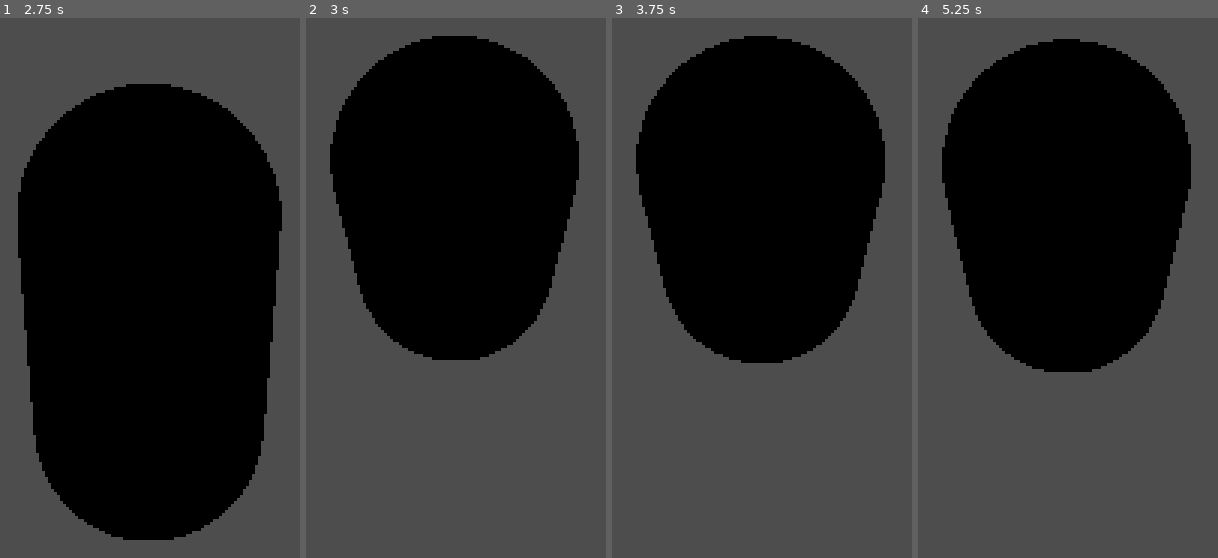
Above: before the commit, frames 1-4 (left to right).
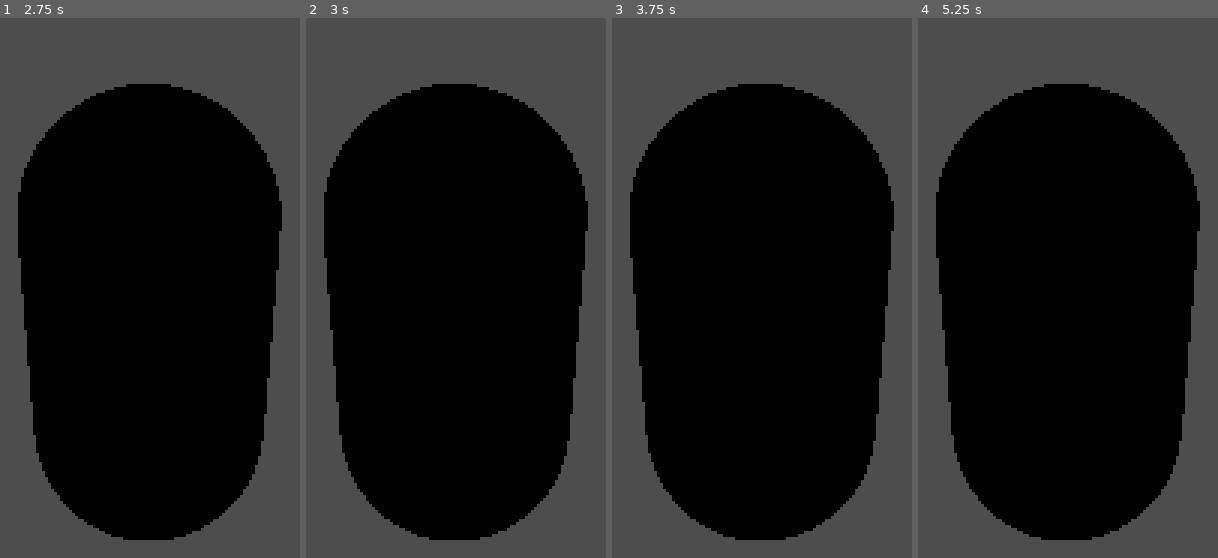
Above: after the commit, the same moments.

Repository: mitchellkazin15/hindenburgers
Game: Godot game, scene res://characters/character.tscn
Same seed, same stepped clock (60 frames per second), same inputs: the game is played once before the commit and once after it. This scene is started directly instead of the project's main scene.
Inputs (mouse positions are in pixels of both pictures, inside the frame that each line leads up to):
- Up to frame 1 (2.75 s): tap Enter at 0.5, 2 s; move the mouse to (outside the picture) at 0.52 s; hold D (move_right) 0.53-1.28 s; hold E (interact) 0.53-1.28 s; tap Space (jump) at 0.77, 1.25, 1.52 s; move the mouse to (outside the picture) at 1.27 s; hold S (move_down) 1.28-2.03 s; tap E (interact) at 1.35, 2.3 s; move the mouse to (outside the picture) at 2.02 s; press the mouse at (outside the picture) at 2.03 s; hold D (move_right) from 2.03 s (still down)
- Up to frame 2 (3 s): tap Space (jump) at 2.75 s; move the mouse to (429, 288) at 2.77 s; release D (move_right) at 2.78 s; release the mouse at (429, 288) at 2.78 s; hold W (move_up) from 2.78 s (still down); tap E (interact) at 2.85 s
- Up to frame 3 (3.75 s): keep holding W (move_up); tap Space (jump) at 3.02 s; tap Enter at 3.5 s; move the mouse to (outside the picture) at 3.52 s; hold E (interact) from 3.53 s (still down)
- Up to frame 4 (5.25 s): keep holding W (move_up); tap Space (jump) at 3.77, 4.25, 4.52 s; move the mouse to (outside the picture) at 4.27 s; release E (interact) at 4.28 s; click (outside the picture) at 4.35 s; tap E (interact) at 4.55 s; move the mouse to (1098, 266) at 5.02 s; hold E (interact) from 5.03 s (still down)

Frame 1 is identical in both runs. In frame 2, 37% of the frame differs, in the area x 6-94%, y 3-97%; in frame 3, 36%; in frame 4, 34%.

Commit message:
multiplayer works now but errors in the logs remain

Diff:
--- a/autoloads/event_service.gd
+++ b/autoloads/event_service.gd
@@ -45,12 +45,25 @@
 	level.owner = parent_node
 	var player_spawns = get_tree().get_nodes_in_group("player_spawn")
 	var peer_ids = MultiplayerManager.players.keys()
+	var players = []
 	for player_num in peer_ids.size():
-		var player = load("res://characters/character.tscn").instantiate()
+		print("spawning peer: ", peer_ids[player_num], " is local authority: ", peer_ids[player_num] == multiplayer.get_unique_id())
+		var player : Character = load("res://characters/character.tscn").instantiate()
 		player.set_multiplayer_authority(peer_ids[player_num])
 		player.position = player_spawns[player_num].global_position
 		parent_node.add_child(player, true)
 		player.set_initial_values.rpc(player_spawns[player_num].global_position, peer_ids[player_num])
+		#player.intitial_multiplayer_authority = peer_ids[player_num]
+		#player.initial_position = player_spawns[player_num].global_position
+		#parent_node.add_child(player, true)
+		#players.append(player)
+	#call_deferred("_broadcast_player_initial_values", players)
+
+
+func _broadcast_player_initial_values(players: Array) -> void:
+	await get_tree().create_timer(1).timeout
+	for player : Character in players:
+		player.broadcast_initial_values()
 
 
 func _quit_game():
--- a/characters/character.gd
+++ b/characters/character.gd
@@ -6,6 +6,8 @@
 @export var camera : Camera3D
 @export var controllable = true
 @export var synchronizer : MultiplayerSynchronizer
+@export var intitial_multiplayer_authority : int
+@export var initial_position : Vector3
 
 var move_input : Vector2 = Vector2.ZERO
 var is_jumping = false
@@ -18,8 +20,15 @@
 var terminal_speed = 1000.0
 
 
+func _enter_tree() -> void:
+	pass
+	#set_initial_values(initial_position, intitial_multiplayer_authority)
+
+
 func _ready() -> void:
 	print("loading character for peer: ", multiplayer.get_unique_id())
+	#set_initial_values(initial_position, intitial_multiplayer_authority)
+	set_initial_values(initial_position, intitial_multiplayer_authority)
 	if is_multiplayer_authority():
 		camera.current = true
 
@@ -30,8 +39,15 @@
 	set_multiplayer_authority(multiplayer_authority, true)
 	set_process(is_multiplayer_authority())
 	set_process_input(is_multiplayer_authority())
-	synchronizer.set_multiplayer_authority(multiplayer_authority)
+	synchronizer.set_multiplayer_authority(multiplayer_authority, true)
 	camera.current = is_multiplayer_authority()
+	if not is_multiplayer_authority():
+		print("received broadcast")
+
+
+func broadcast_initial_values() -> void:
+	print("broadcasting ", self.name)
+	set_initial_values.rpc(initial_position, intitial_multiplayer_authority)
 
 
 func set_locked_interacting():
--- a/test_levels/level.tscn
+++ b/test_levels/level.tscn
@@ -43,7 +43,16 @@
 polygon = PackedVector2Array(-15.0833645, -9.186816, -6.386774, 2.5932584, 1, 1, 1.6608492, -3.8587446)
 
 [node name="Blimp" parent="." unique_id=1992139785 instance=ExtResource("2_41kie")]
-transform = Transform3D(1, 0, 0, 0, 1, 0, 0, 0, 1, -98, 18, -39)
+transform = Transform3D(-1, 0, -8.742278e-08, 0, 1, 0, 8.742278e-08, 0, -1, 56, 18, 110)
+
+[node name="Blimp2" parent="." unique_id=784951236 instance=ExtResource("2_41kie")]
+transform = Transform3D(-1, 0, 8.742278e-08, 0, 1, 0, -8.742278e-08, 0, -1, 55, 18, 37)
+
+[node name="Blimp3" parent="." unique_id=1580103247 instance=ExtResource("2_41kie")]
+transform = Transform3D(-1, 0, -8.742278e-08, 0, 1, 0, 8.742278e-08, 0, -1, 21, 18, 39)
+
+[node name="Blimp4" parent="." unique_id=1012882203 instance=ExtResource("2_41kie")]
+transform = Transform3D(-1, 0, 8.742278e-08, 0, 1, 0, -8.742278e-08, 0, -1, 19, 18, 110)
 
 [node name="Hangar" type="CSGCombiner3D" parent="." unique_id=772529921]
 transform = Transform3D(1, 0, 0, 0, 1, 0, 0, 0, 1, -15, 0, 16)
--- a/ui/components/menu_container.gd
+++ b/ui/components/menu_container.gd
@@ -12,5 +12,4 @@
 	for child in get_children():
 		child.queue_free()
 	var new_menu = load(menu_path).instantiate()
-	new_menu.owner = self
 	add_child(new_menu)
--- a/vehicles/enter_driving_area_3d.gd
+++ b/vehicles/enter_driving_area_3d.gd
@@ -9,4 +9,7 @@
 		return
 	var character : Character = interacting_node
 	character.set_locked_interacting()
-	vehicle.set_driver.rpc(character)
+	print("interact called by: ", multiplayer.get_unique_id())
+	print("driver is: ", interacting_node.multiplayer.get_unique_id())
+	vehicle.set_driver(character)
+	vehicle.update_authority.rpc(character.get_multiplayer_authority())
--- a/vehicles/vehicle.gd
+++ b/vehicles/vehicle.gd
@@ -9,21 +9,24 @@
 @export var synchronizer : MultiplayerSynchronizer
 
 
-@rpc("any_peer", "call_local", "reliable")
 func set_driver(driving_character: Character) -> void:
 	being_driven = true
 	driver = driving_character
 	driver_seat.remote_path = driver.get_path()
 	driver.locked_interaction_ended.connect(_on_end_locked_interaction)
-	print("setting new authority: ", driver.multiplayer.get_unique_id())
-	set_multiplayer_authority(driver.multiplayer.get_unique_id(), true)
-	set_process(driver.is_multiplayer_authority())
-	set_process_input(driver.is_multiplayer_authority())
 	camera.set_process(true)
 	camera.set_process_input(true)
-	synchronizer.set_multiplayer_authority(driver.multiplayer.get_unique_id())
 	camera.current = true
 	call_deferred("_unfreeze")
+
+
+@rpc("any_peer", "call_local", "reliable")
+func update_authority(new_authority: int) -> void:
+	print("current authority: ",  get_multiplayer_authority())
+	print("setting new authority: ", new_authority)
+	set_multiplayer_authority(new_authority, true)
+	set_process(is_multiplayer_authority())
+	set_process_input(is_multiplayer_authority())
 
 
 func _on_end_locked_interaction() -> void:
